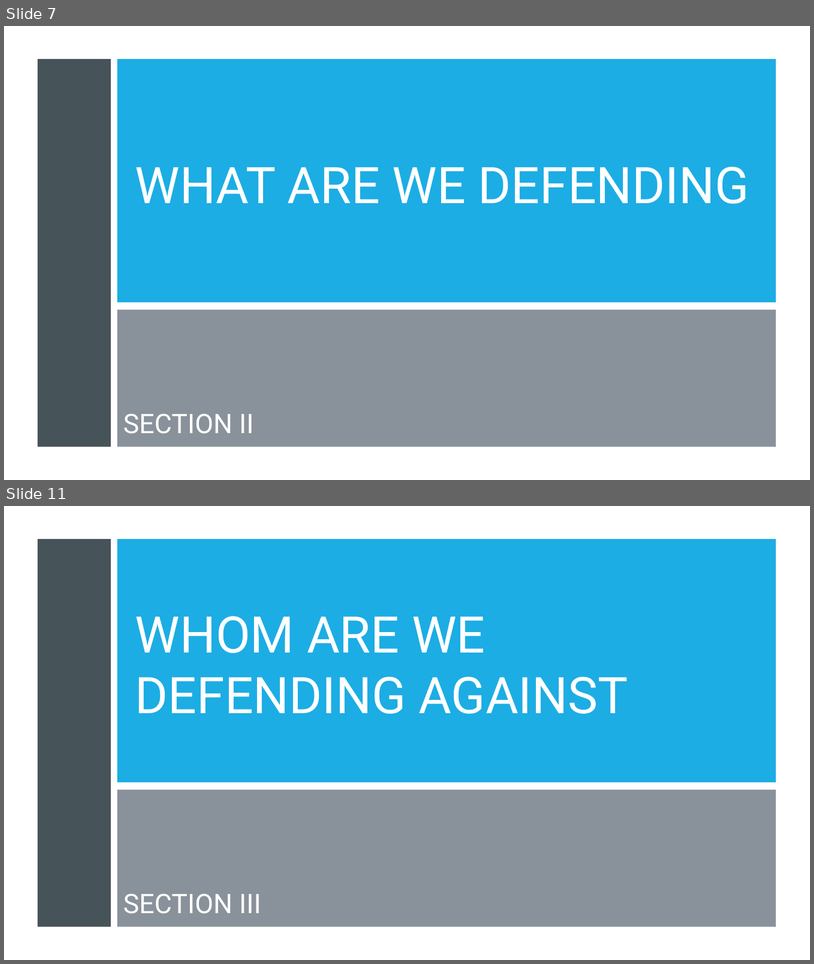
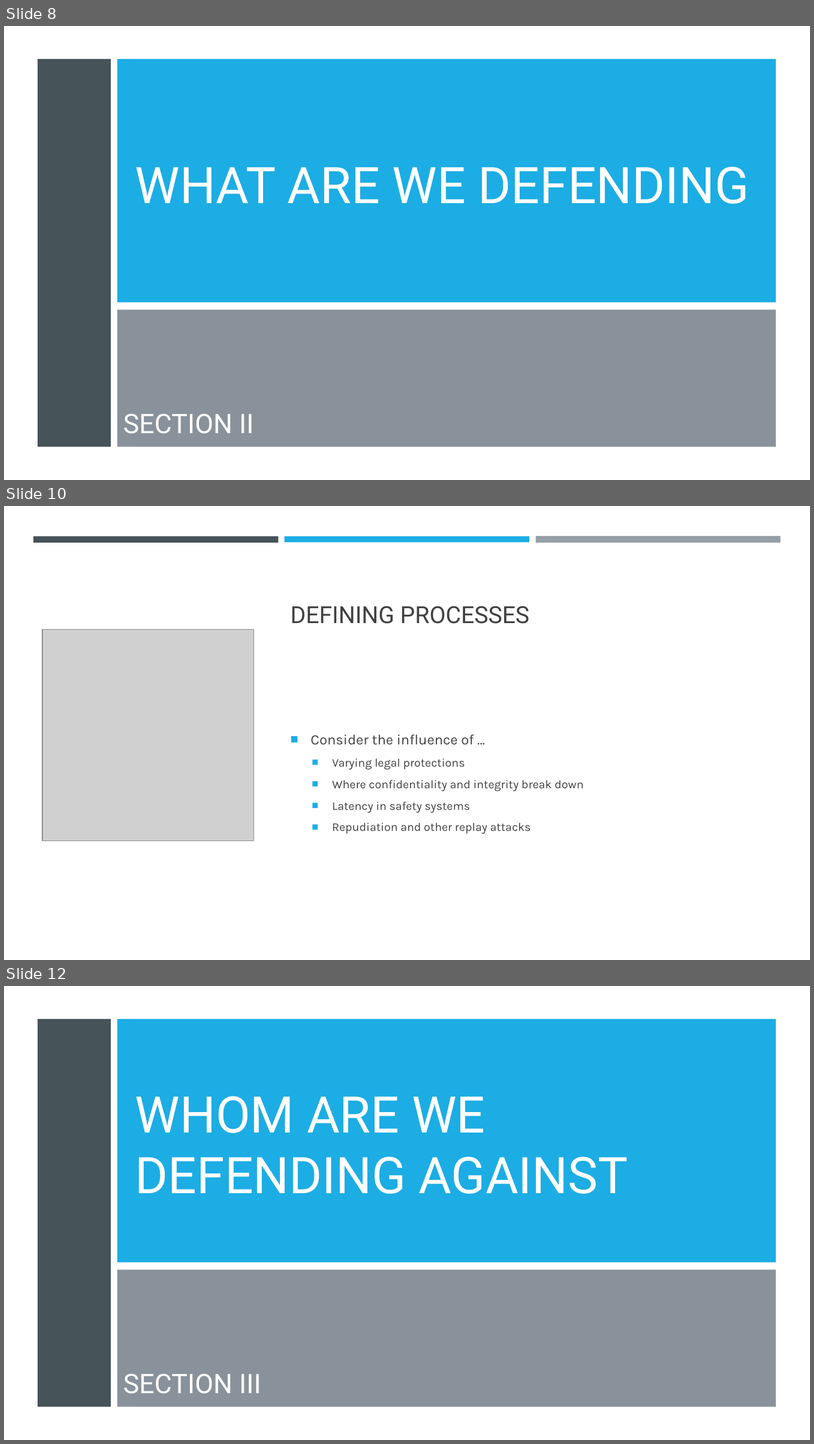
Before and after one commit to dr-natetorious/TIM-8301-Principals_of_CyberSecurity, a slide deck: Week8_OrgNeedsPresentation/BachmeierNTIM8301-8.pptx. Shown one above the other, each under a label of ours: slides 7 and 11 before the commit, slides 8, 10 and 12 after it; the slides between them are not shown. The pictures are 814x964 and 814x1444 pixels, drawn with LibreOffice and Linux fonts; fonts in the diff are those of the drawing; grey boxes stand for pictures. Boxes give left, top, right and bottom in pixels: in the first picture for what was removed or moved away, otherwise in the second. Text is boxed around its words. In the diff, an @@ line names an element or a change of style, - is before the commit and + after.

Commit message:
pee break

```diff
--- a/Week8_OrgNeedsPresentation/BachmeierNTIM8301-8.pptx
+++ b/Week8_OrgNeedsPresentation/BachmeierNTIM8301-8.pptx
@@ slide 10 added at (4, 506, 810, 960), background #FFFFFF @@
@@ rectangle added at (4, 506, 810, 960), fill #FFFFFF @@
@@ rectangle added at (33, 536, 279, 542), fill #465359 @@
@@ rectangle added at (285, 536, 530, 542), fill #1CADE4 @@
@@ rectangle added at (536, 536, 781, 543), fill #969FA7 @@
@@ title added at (291, 606, 530, 624), 28 pt, text #404040 @@
+DEFINING PROCESSES
@@ picture added at (43, 630, 254, 841) @@
@@ text added at (311, 734, 584, 834), 14 pt, text #404040 @@
+■ Consider the influence of …
+  ■ Varying legal protections
+  ■ Where confidentiality and integrity break down
+  ■ Latency in safety systems
+  ■ Repudiation and other replay attacks
@@ what was slide 7 is now slide 8 @@
@@ what was slide 11 is now slide 12 @@
```
Also in this commit, not shown: 4 slides changed, 6 other slides added, 6 slides removed, 1 other file.
